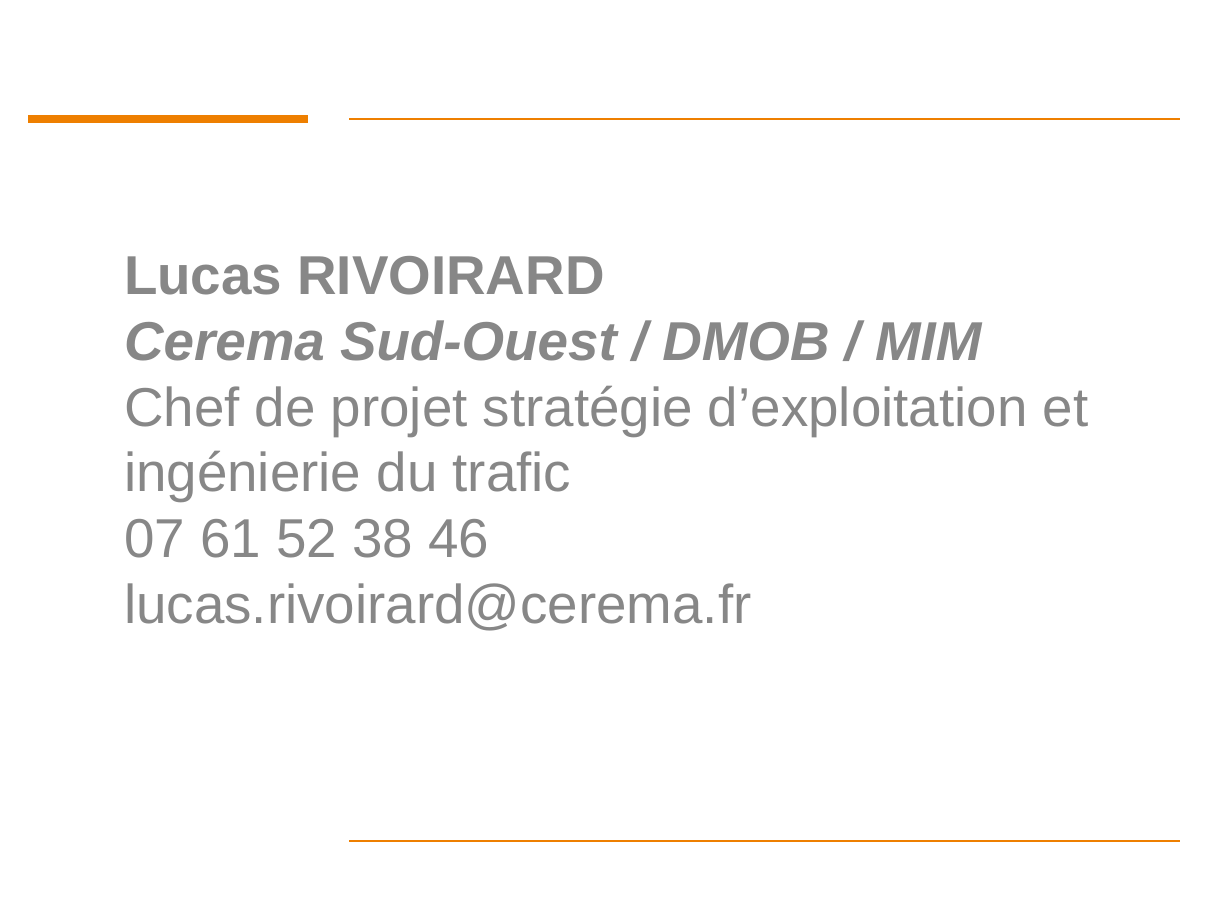
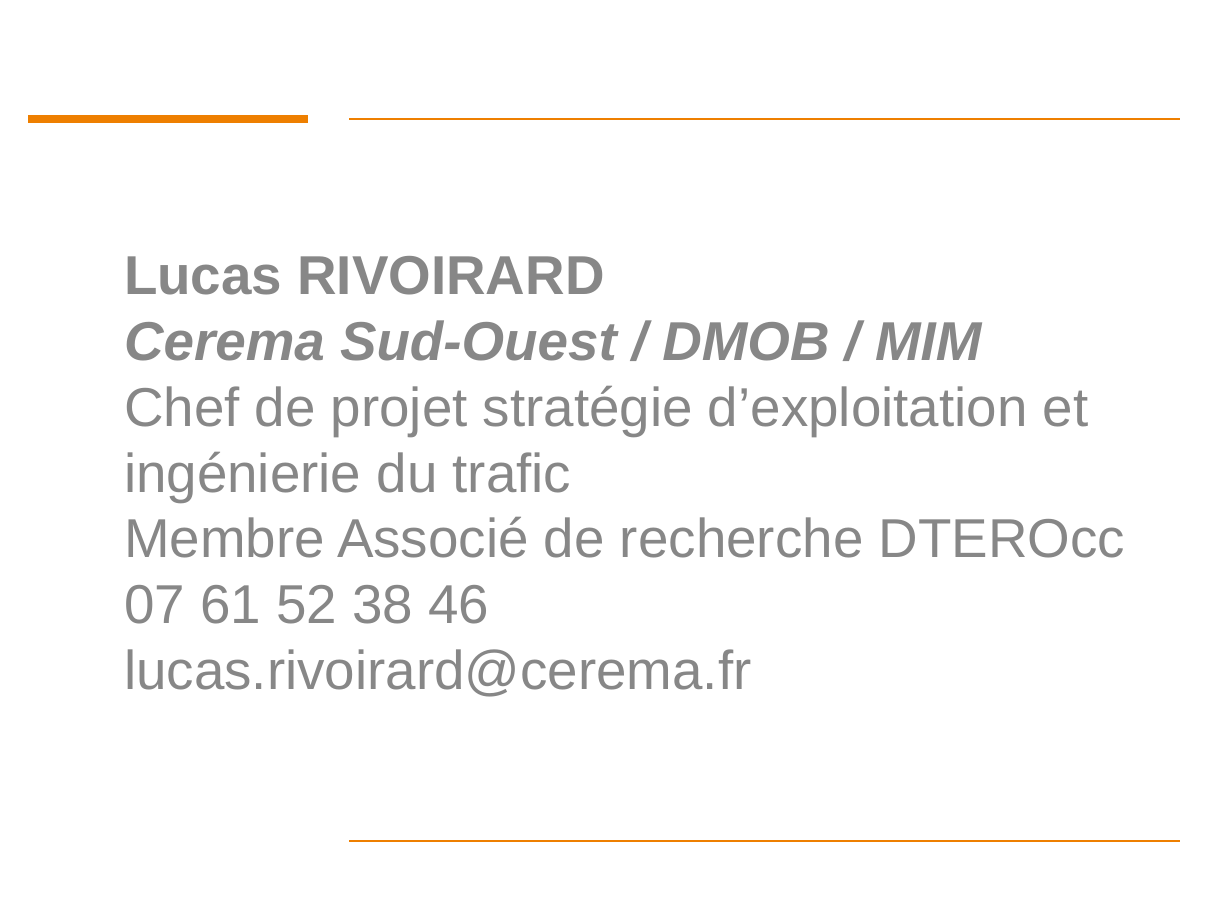
Before and after one commit to luks42/TP_A20_A89, a slide deck: slide 2 of 0-Programme_journée.pptx. Drawn at 1232x924 pixels with LibreOffice and Linux fonts; fonts in the diff are those of the drawing; background and template pictures are left out. Boxes give left, top, right and bottom in pixels: in the first picture for what was removed or moved away, otherwise in the second. Text is boxed around its words. In the diff, an @@ line names an element or a change of style, - is before the commit and + after.

```diff
--- a/0-Programme_journée.pptx
+++ b/0-Programme_journée.pptx
@@ text at [124,517,1125,558]: paragraph added @@
+Membre Associé de recherche DTEROcc
```
Also in this commit, not shown: 1 other slide changed.
